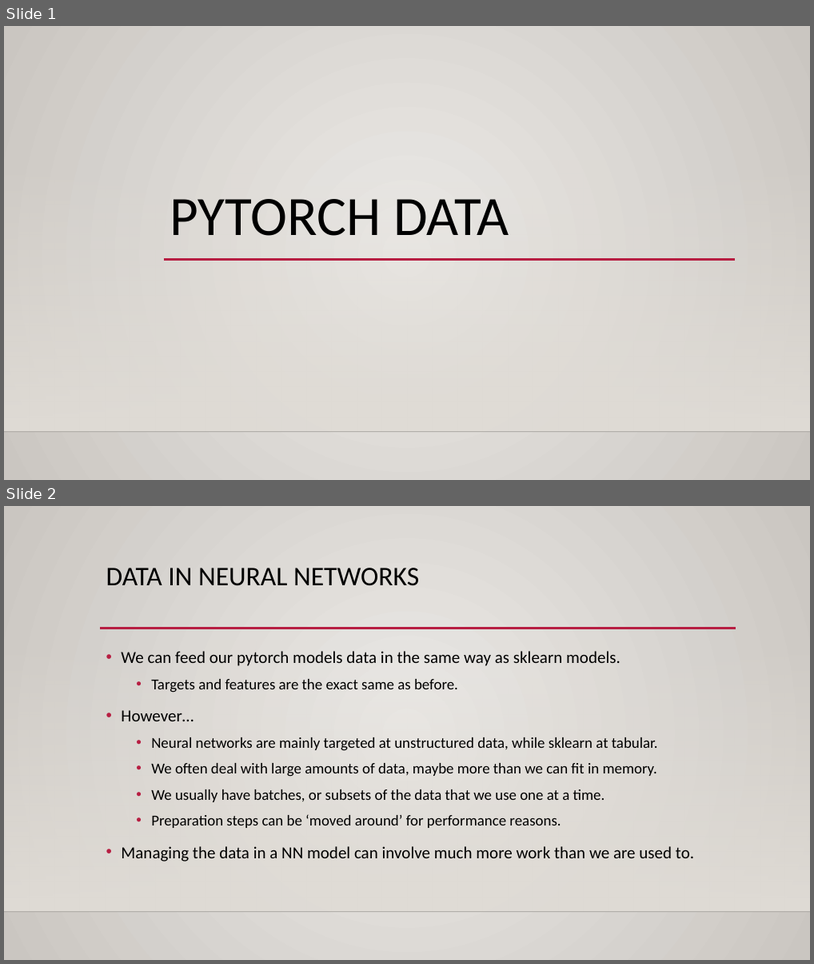
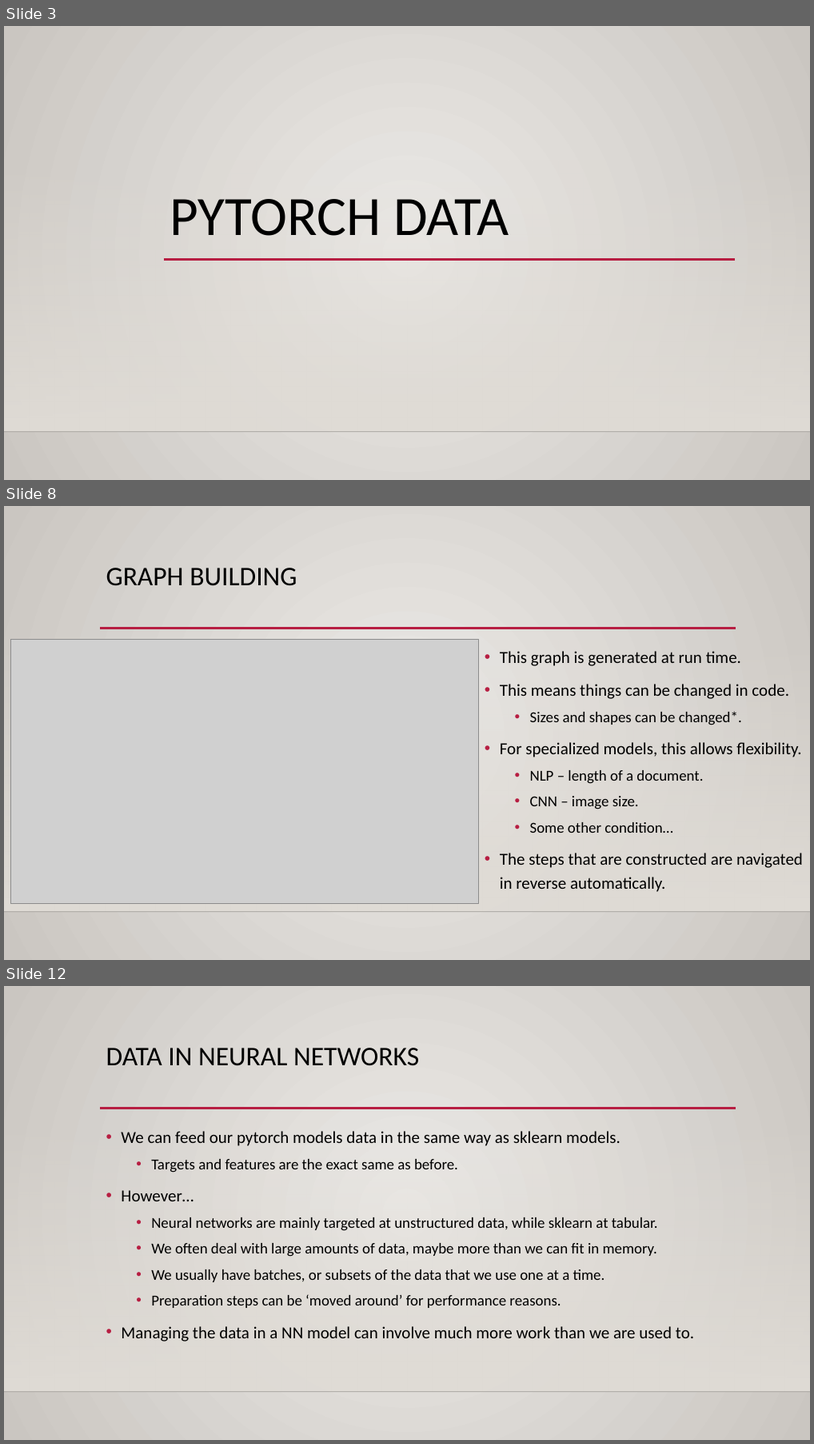
Before and after one commit to AkeemSemperDataScience/Intro_to_Machine_Learning_Students, a slide deck: reference_content/Slides/pytorch_data.pptx. Shown one above the other, each under a label of ours: slides 1 and 2 before the commit, slides 3, 8 and 12 after it; the slides between them are not shown. The pictures are 814x964 and 814x1444 pixels, drawn with LibreOffice and Linux fonts; fonts in the diff are those of the drawing; grey boxes stand for pictures; background and template pictures are left out. Boxes give left, top, right and bottom in pixels: in the first picture for what was removed or moved away, otherwise in the second. Text is boxed around its words. In the diff, an @@ line names an element or a change of style, - is before the commit and + after.

```diff
--- a/reference_content/Slides/pytorch_data.pptx
+++ b/reference_content/Slides/pytorch_data.pptx
@@ slide 8 added at (x1=4, y1=506, x2=810, y2=960), background gradient #ECEAE7 to #CAC7C1; not listed: 3 template elements that a slide beside it also shows @@
@@ title added at (x1=106, y1=568, x2=297, y2=586), 32 pt, text #000000 @@
+GRAPH BUILDING
@@ picture added at (x1=10, y1=639, x2=479, y2=903) @@
@@ text added at (x1=500, y1=651, x2=803, y2=892), 20 pt, text #000000 @@
+• This graph is generated at run time.
+• This means things can be changed in code.
+  • Sizes and shapes can be changed*.
+• For specialized models, this allows flexibility.
+  • NLP – length of a document.
+  • CNN – image size.
+  • Some other condition…
+• The steps that are constructed are navigated in reverse automatically.
@@ what was slide 1 is now slide 3 @@
@@ what was slide 2 is now slide 12 @@
```
Also in this commit, not shown: 7 slides changed, 19 other slides added, 2 slides removed, 5 other files.
